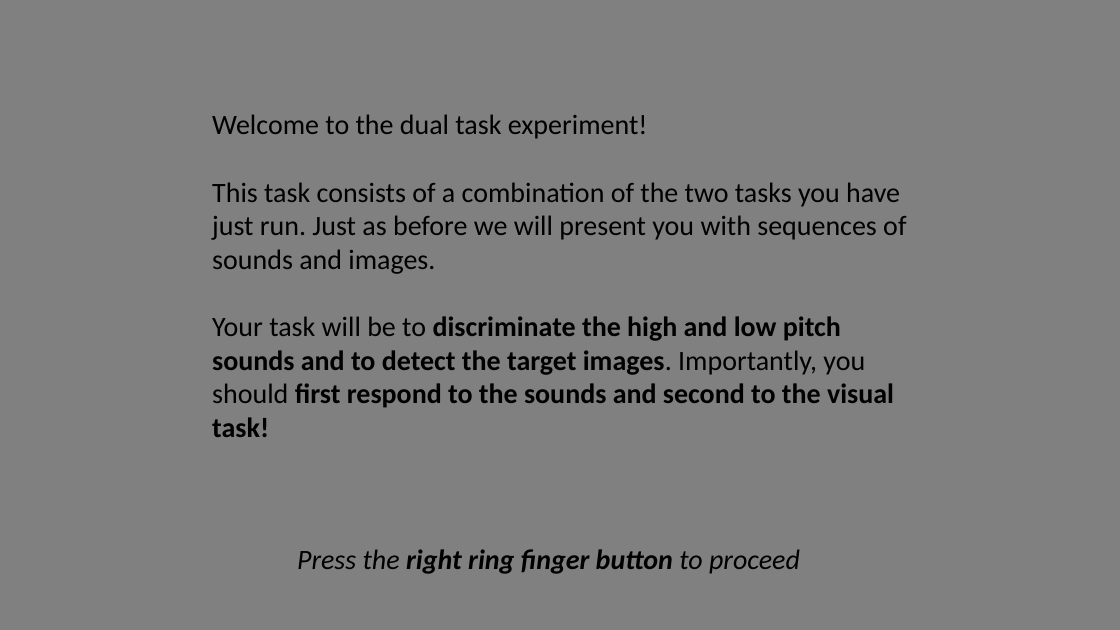
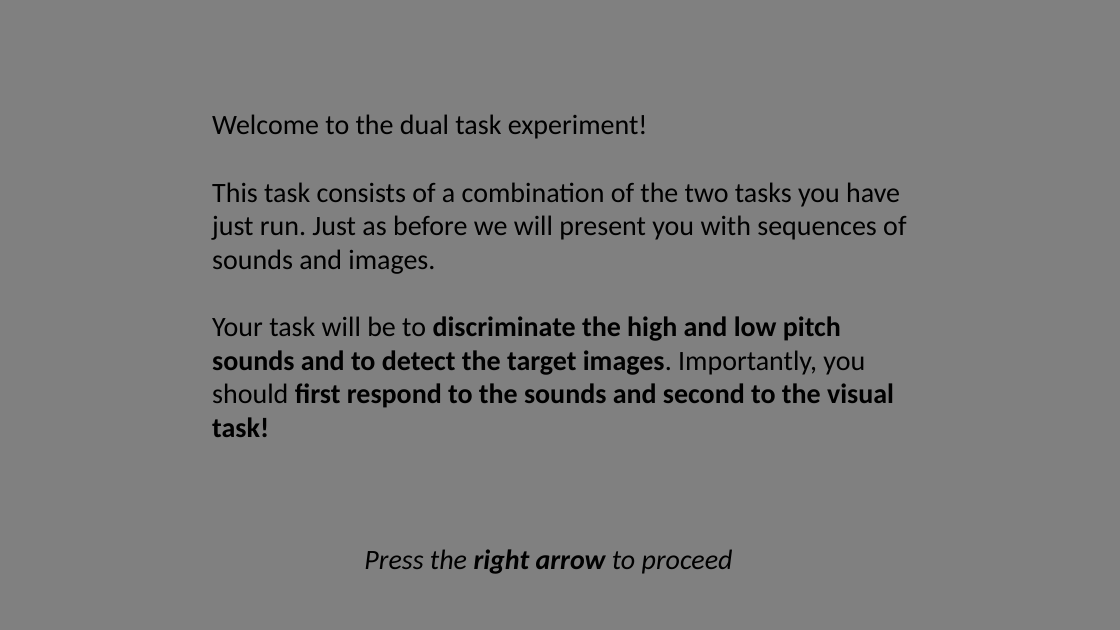
Before and after one commit to NCCLabMPI/Reconstructed_time_experiment, a slide deck: slide 1 of instructions/Instructions_auditory_first_task_keyboard.pptx. Drawn at 1120x630 pixels with LibreOffice and Linux fonts; fonts in the diff are those of the drawing. Boxes give left, top, right and bottom in pixels: in the first picture for what was removed or moved away, otherwise in the second. Text is boxed around its words. In the diff, an @@ line names an element or a change of style, - is before the commit and + after.

```diff
--- a/instructions/Instructions_auditory_first_task_keyboard.pptx
+++ b/instructions/Instructions_auditory_first_task_keyboard.pptx
@@ text at [364, 549, 733, 574]: text changed; bold off @@
-Press the right ring finger button to proceed
+Press the right arrow to proceed
```
Also in this commit, not shown: 3 other slides changed, 36 other files.
